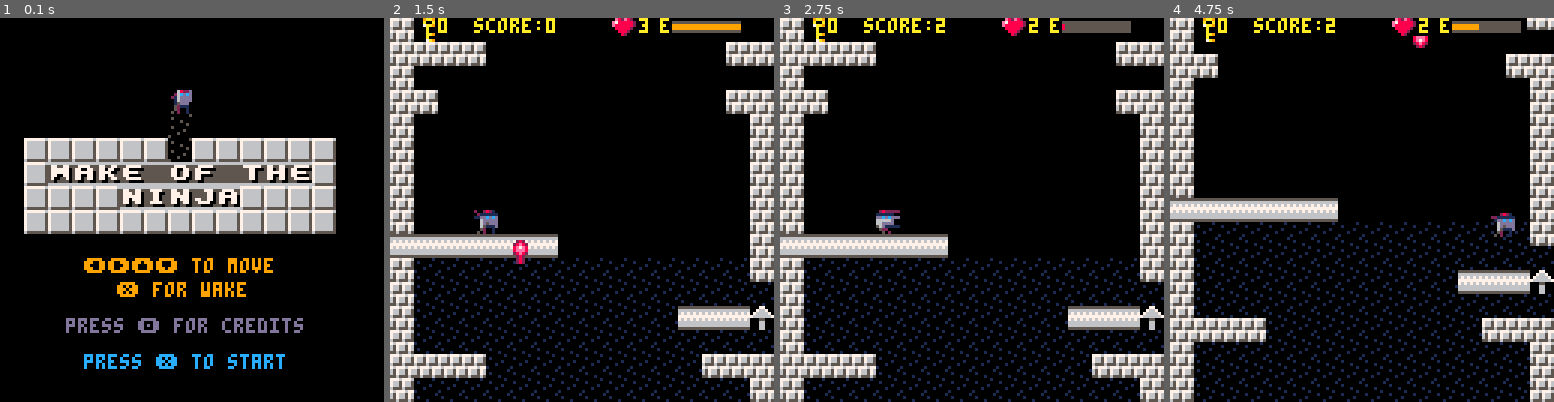
Above: before the commit, frames 1-4 (left to right).
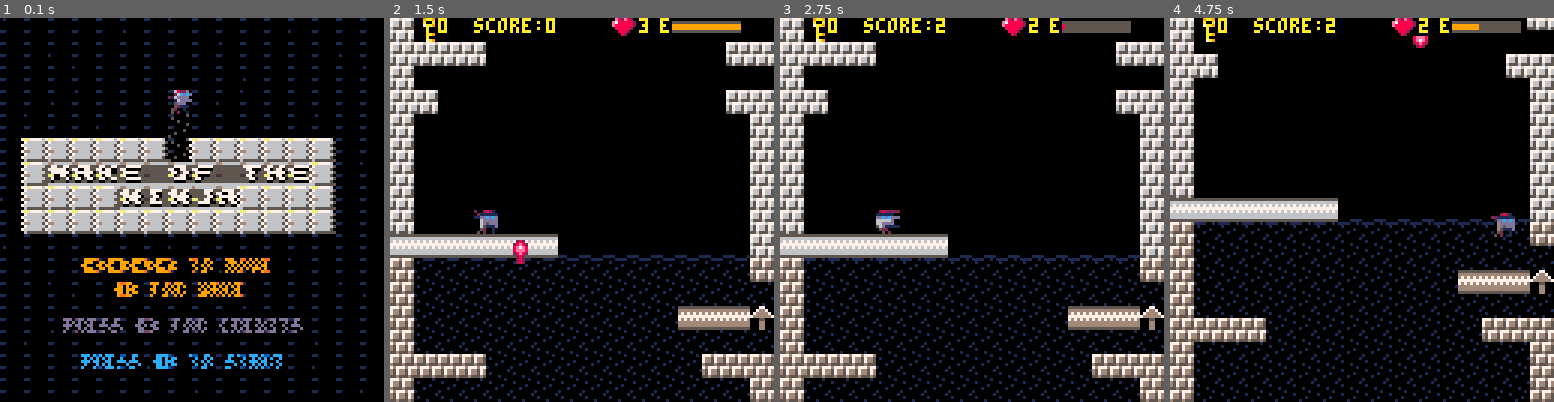
Above: after the commit, the same moments.

Repository: ggaughan/wake-of-the-ninja
Game: PICO-8 cartridge wakey.p8
Two runs of this game, one before a commit and one after it. Both use one fixed random seed, a clock stepped at 60 frames per second and the inputs below.
Inputs:
- Up to frame 1 (0.1 s): no input
- Up to frame 2 (1.5 s): tap X (X key) at 0.33, 1.07 s; tap O (Z key) at 0.7 s
- Up to frame 3 (2.75 s): hold Right 1.6-2.1 s; tap O (Z key) at 1.7, 2.1, 2.5 s; tap X (X key) at 1.85 s; hold Up 2.15-2.42 s; hold Right from 2.47 s (still down)
- Up to frame 4 (4.75 s): tap O (Z key) every 0.4 s from 2.9 to 4.5 s; tap X (X key) at 2.97, 4.08 s; release Right at 3.03 s; hold Left 3.08-3.58 s; hold Down 3.63-3.97 s; hold Right 4.02-4.68 s; hold Up from 4.73 s (still down)

The runs differ from the first frame. In frame 1, 11% of the frame differs, in the area x 0-96%, y 0-98%; in frame 2, 3.2%; in frame 3, 3.3%; in frame 4, 3.7%.

Commit message:
Add water effects

Diff:
--- a/wakey.p8
+++ b/wakey.p8
@@ -7,6 +7,16 @@
 assert_durer = debug
 
 version = 0.9
+
+water_effect = true
+if water_effect then
+	--underwater palette array - thanks @lazydevsacademy - good timing!
+	local palarr={[0]=131,3,2,3,4,3,139,11,8,9,10,11,12,13,14,15}
+	--local palarr={[0]=131,3,3,3,3,3,139,11,138,139,11,11,138,139,139,11}
+	--apply secondary display pal
+	pal(palarr,2)
+	poke(0x5f5f,0x10)
+end
 
 sound = true
 s_die = 6
@@ -721,6 +731,30 @@
 
 function draw_room()
  pal(3,1)  -- blue water (spr 10)
+ local wly = (water_level - wy) *8
+ if water_effect then
+		--printh(wly.." ")
+	 for i=1,15 do
+	  --local mypoke,dif=0,wly-i*8
+	  local mypoke=0
+		 local dif = wly - i*8
+	  if dif<=0 then
+	   mypoke=0xff
+	  elseif dif<8 then
+	  	--printh(wly.." "..dif)
+	  	-- todo opt!
+	   mypoke=tonum(sub("0b11111111",1,10-dif)..sub("00000000",1,dif))
+	   --printh("b"..(10-dif).."="..mypoke)
+	   mypoke = 128+mypoke
+	  end
+	  poke(0x5f70+i,mypoke)
+	 end
+	end
+ -- water surface
+ for x=0,127 do
+  pset(x,flr(wly)+sin(x/8+time()*2)/2,1)
+ end
+
 
 	if durer_sequence == -1 then
   if water_level < w_h then
@@ -866,6 +900,8 @@
  if show_credits then
   draw_credits()
  end
+
+ --poke(0x5f2c, 5)
 end
 
 function draw_credits()
